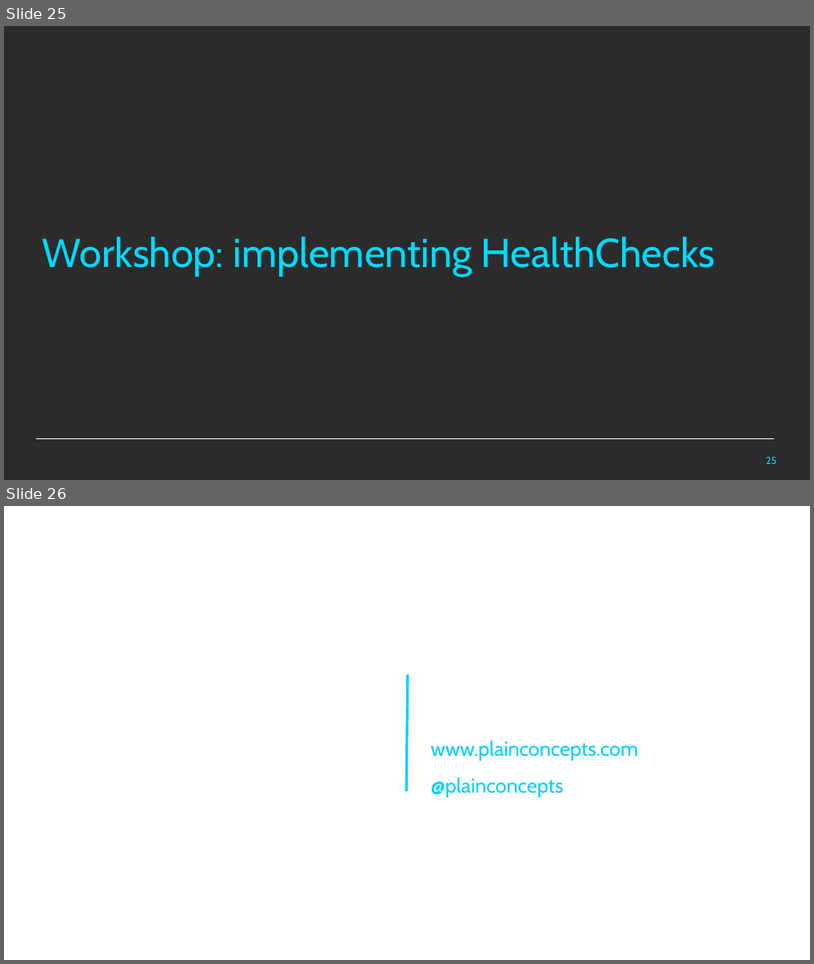
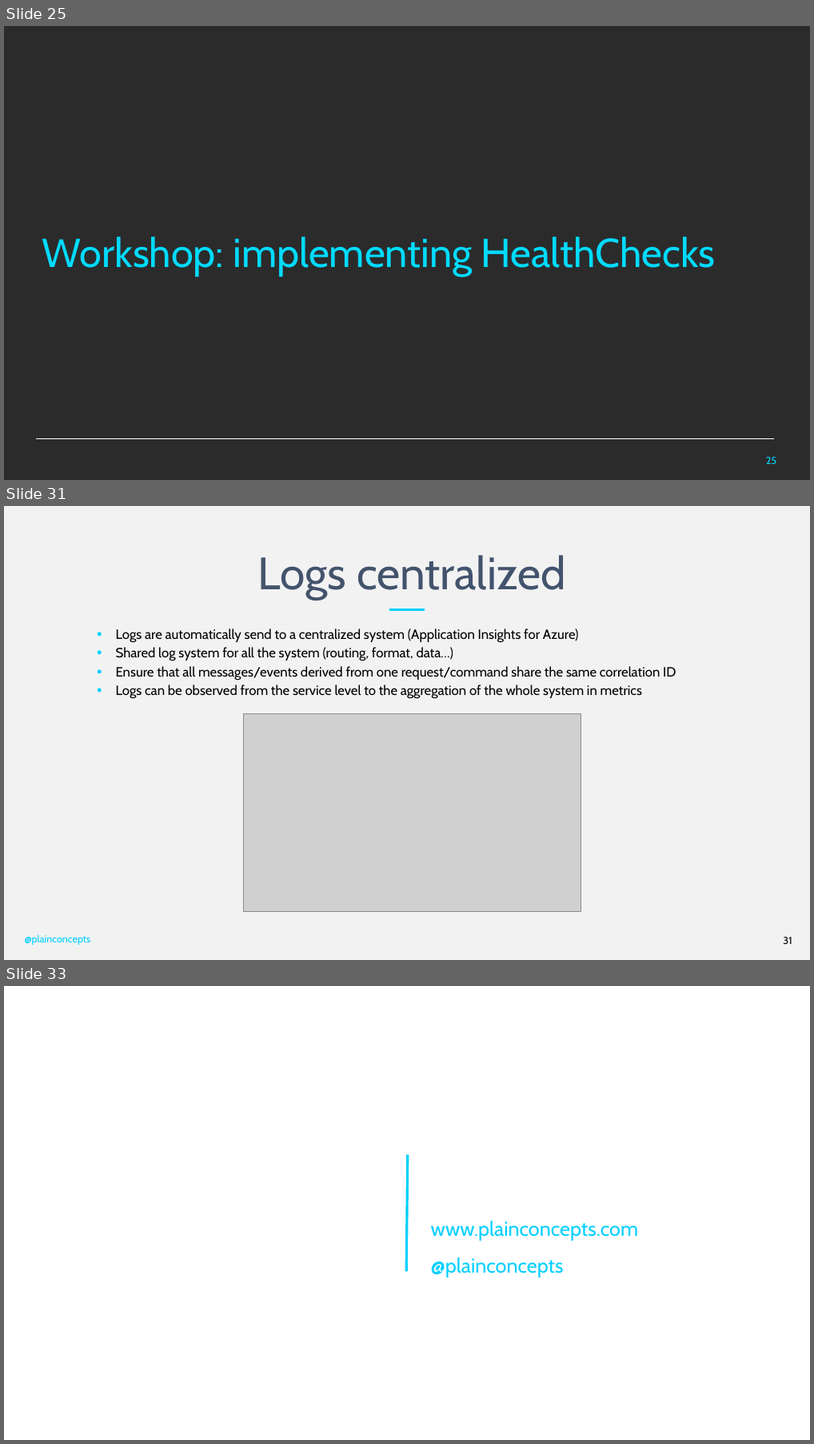
Before and after one commit to PlainConcepts/NetCore-Docker-Workshop, a slide deck: Docu/BestPractices&Antipatterns.pptx. Shown one above the other, each under a label of ours: slides 25 and 26 before the commit, slides 25, 31 and 33 after it; the slides between them are not shown. The pictures are 814x964 and 814x1444 pixels, drawn with LibreOffice and Linux fonts; fonts in the diff are those of the drawing; grey boxes stand for pictures; background and template pictures are left out; a plain dark background stands for a picture behind light text. Boxes give left, top, right and bottom in pixels: in the first picture for what was removed or moved away, otherwise in the second. Text is boxed around its words. In the diff, an @@ line names an element or a change of style, - is before the commit and + after.

```diff
--- a/Docu/BestPractices&Antipatterns.pptx
+++ b/Docu/BestPractices&Antipatterns.pptx
@@ slide 31 added at box(4, 506, 810, 960), background #F2F2F2 @@
@@ title added at box(258, 555, 566, 600), 54 pt, text #43536D @@
+Logs centralized
@@ line added from (390, 609) to (425, 609), #00D0FF 3 pt @@
@@ text added at box(116, 628, 676, 699), 16 pt, text #000000 @@
+• Logs are automatically send to a centralized system (Application Insights for Azure)
+• Shared log system for all the system (routing, format, data…)
+• Ensure that all messages/events derived from one request/command share the same correlation ID
+• Logs can be observed from the service level to the aggregation of the whole system in metrics
@@ picture added at box(243, 713, 582, 912) @@
@@ text added at box(25, 934, 91, 944), 12 pt, text #00D0FF @@
+@plainconcepts
@@ page number added at box(783, 936, 792, 944), 12 pt, text #000000 @@
+31
@@ what was slide 26 is now slide 33 @@
```
Also in this commit, not shown: 5 slides changed, 6 other slides added, 1 other file.
